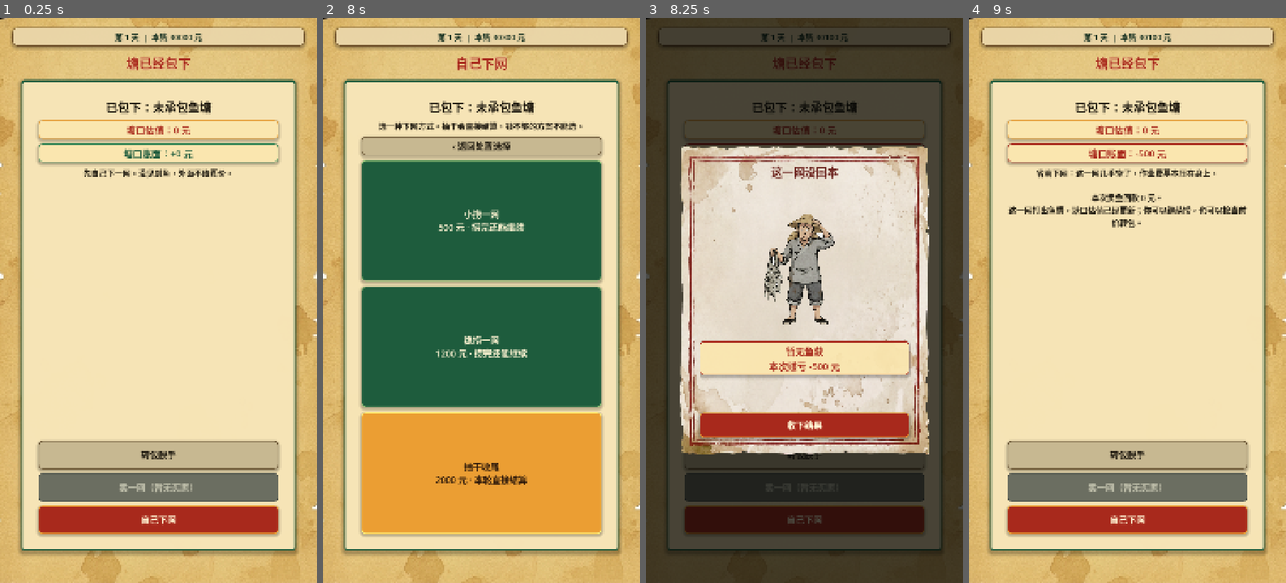
Above: before the commit, frames 1-4 (left to right).
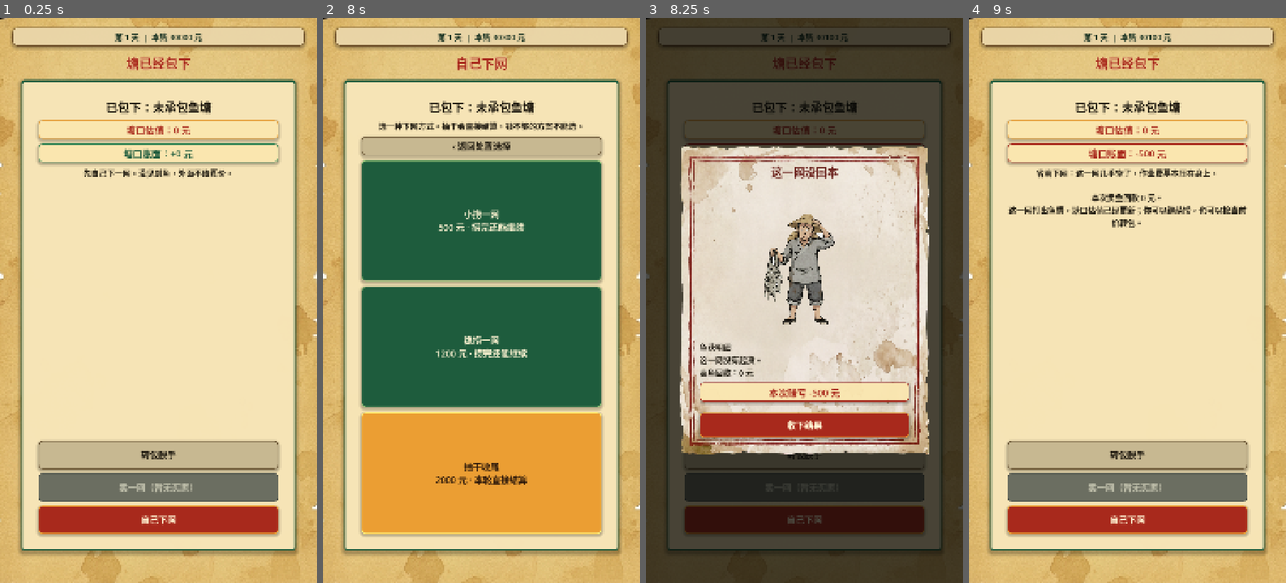
Above: after the commit, the same moments.

Repository: shawnlee6701/fishpond
Game: Godot game, scene res://scenes/AfterContractChoice.tscn
Two runs of this game, one before a commit and one after it. Both use one fixed random seed, a clock stepped at 60 frames per second and the inputs below. This scene is started directly instead of the project's main scene.
Inputs:
- Up to frame 1 (0.25 s): no input
- Up to frame 2 (8 s): click "转包脱手" at 0.5 s; click "自己下网" at 1.25 s; click "接受转包" at 2 s; click "转包脱手" at 2.75 s; click "继续自己扛" at 3.5 s; click "自己下网" at 4.25 s; click "‹ 返回处置选择" at 5 s; click "转包脱手" at 5.75 s; click "接受转包" at 6.5 s; click "自己下网" at 7.25 s
- Up to frame 3 (8.25 s): click "小捞一网 500 元 · 捞完还能继续" at 8 s
- Up to frame 4 (9 s): click "收下结果" at 8.75 s

Frames 1-2 are identical in both runs. In frame 3, 6.4% of the frame differs, in the area x 17-84%, y 57-69%; in frame 4, nothing differs.
Error in both runs: Cannot call method 'get_children' on a null value. (res://scripts/ui_controller.gd:11)

Commit message:
Show catch details in harvest popup

Diff:
--- a/scripts/after_contract_choice.gd
+++ b/scripts/after_contract_choice.gd
@@ -39,6 +39,7 @@
 var harvest_result_dialog: PanelContainer
 var harvest_result_title: Label
 var harvest_result_illustration: TextureRect
+var harvest_catch_label: Label
 var harvest_result_label: Label
 
 func setup(next_game_state: GameState, next_screen_container: Control) -> void:
@@ -227,7 +228,15 @@
 	harvest_result_illustration.mouse_filter = Control.MOUSE_FILTER_IGNORE
 	body.add_child(harvest_result_illustration)
 
+	harvest_catch_label = Label.new()
+	harvest_catch_label.name = "HarvestCatchLabel"
+	harvest_catch_label.autowrap_mode = TextServer.AUTOWRAP_WORD_SMART
+	harvest_catch_label.horizontal_alignment = HORIZONTAL_ALIGNMENT_LEFT
+	UIKit.style_label(harvest_catch_label, "body_dark")
+	body.add_child(harvest_catch_label)
+
 	harvest_result_label = Label.new()
+	harvest_result_label.name = "HarvestProfitLabel"
 	harvest_result_label.autowrap_mode = TextServer.AUTOWRAP_WORD_SMART
 	harvest_result_label.horizontal_alignment = HORIZONTAL_ALIGNMENT_CENTER
 	UIKit.style_label(harvest_result_label, "body_dark")
@@ -396,12 +405,34 @@
 		harvest_result_title.text = "这一网没回本"
 		harvest_result_illustration.texture = EARN_LESS_TEXTURE
 
-	harvest_result_label.text = "%s\n本次赚亏 %+d 元" % [
-		str(result.get("fish_result_name", "下网结果")),
-		round_profit
-	]
+	harvest_catch_label.text = _format_harvest_catch(result)
+	harvest_result_label.text = "本次赚亏 %+d 元" % round_profit
 	UIKit.style_highlight_label(harvest_result_label, "positive" if round_profit > 0 else "negative")
 	UIKit.show_modal(self, harvest_result_overlay, harvest_result_dialog, 0.86, 1060, Vector2i(340, 700), Vector2i(860, 1160))
+
+func _format_harvest_catch(result: Dictionary) -> String:
+	var lines: Array[String] = ["鱼获明细"]
+	var catch_details := Array(result.get("catch_details", []))
+	if catch_details.is_empty():
+		lines.append("这一网没有起货。")
+	else:
+		lines.append("这网主货：%s" % str(result.get("fish_result_name", "暂无鱼获")))
+		for item_variant in catch_details:
+			var item := Dictionary(item_variant)
+			var line := "%s：%d 斤 × %d 元/斤 = %d 元" % [
+				str(item.get("name", "未知鱼获")),
+				int(item.get("weight_jin", 0)),
+				int(item.get("unit_price", 0)),
+				int(item.get("income", 0))
+			]
+			if str(item.get("id", "")) == "fish_king" and item.has("integrity"):
+				line += "，完整度 %d%%" % int(item.get("integrity", 0))
+			lines.append(line)
+			var price_note := str(item.get("price_note", ""))
+			if not price_note.is_empty():
+				lines.append(price_note)
+	lines.append("卖鱼回款：%d 元" % int(result.get("fish_income", 0)))
+	return "\n".join(lines)
 
 func _on_harvest_result_continue_pressed() -> void:
 	UIKit.hide_modal(harvest_result_overlay)
Not shown, changed: AGENTS.md
